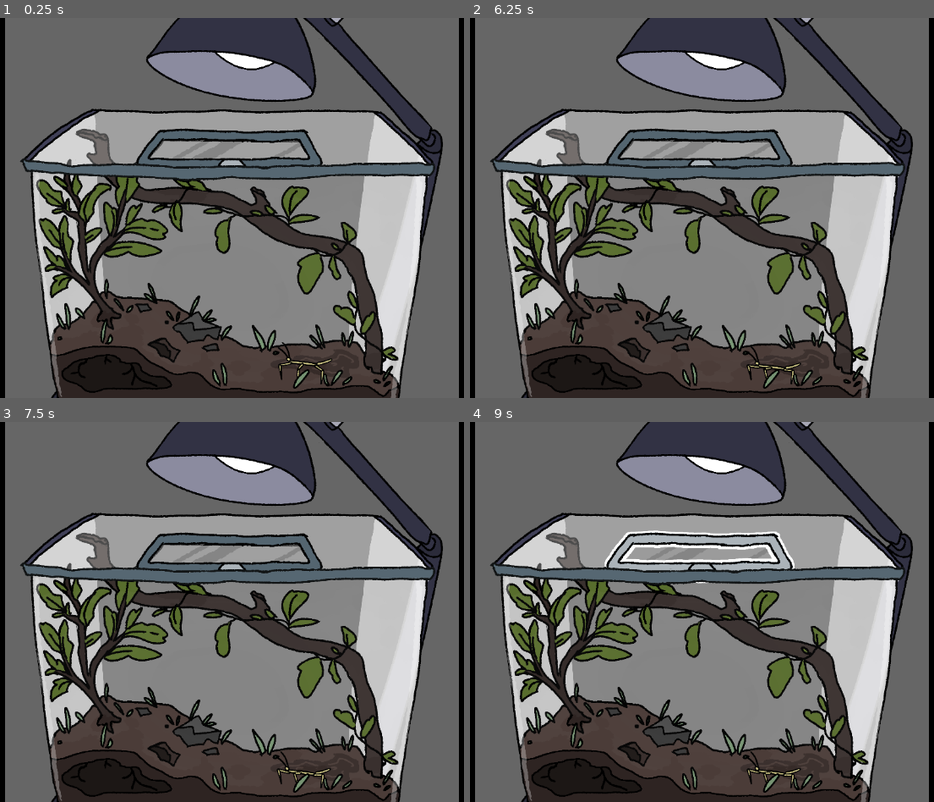
Above: before the commit, frames 1-4 (two rows, left to right).
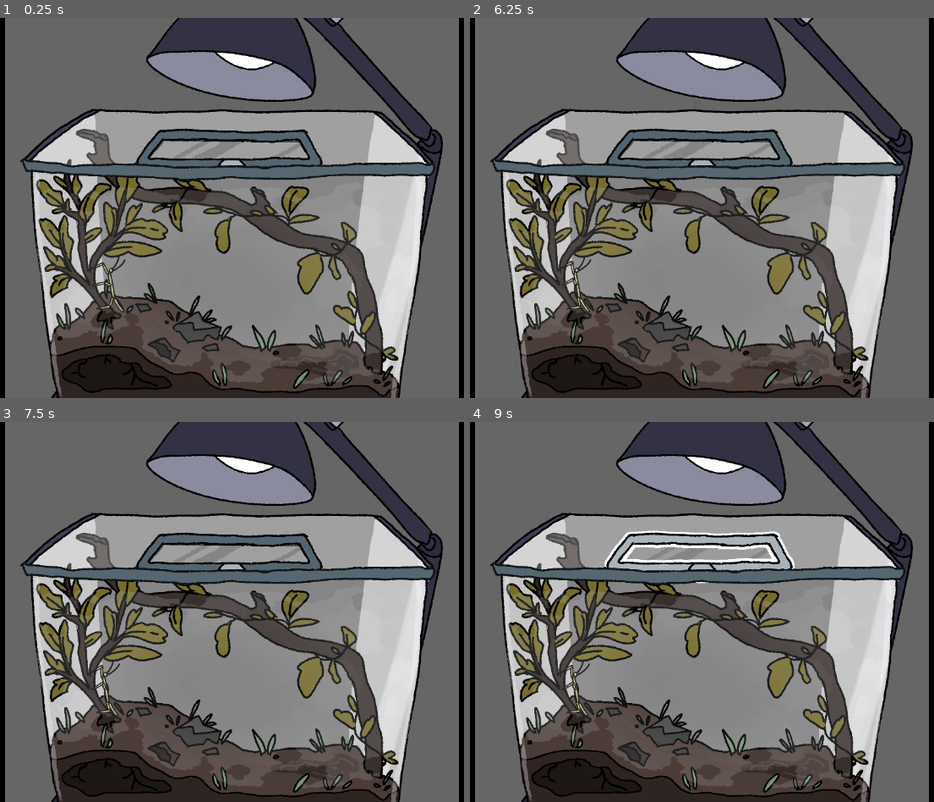
Above: after the commit, the same moments.

Repository: kayillustrations/Insectapet
Game: Godot game, scene res://windows/full_habitat.tscn
Same seed, same stepped clock (60 frames per second), same inputs: the game is played once before the commit and once after it. This scene is started directly instead of the project's main scene. The engine's default icon, where the game draws it, is replaced by a stand-in: a white triangle on a blue panel in a dark square.
Inputs (mouse positions are in pixels of both pictures, inside the frame that each line leads up to):
- Up to frame 1 (0.25 s): no input
- Up to frame 2 (6.25 s): click (702, 116) at 0.5 s; tap Enter at 1.25 s; move the mouse to (850, 189) at 1.27 s; hold Right (Right) 1.28-2 s; hold Up (Up) 1.28-2 s; click (850, 189) at 1.42 s; drag from (567, 227) to (669, 284) at 2.02 s; move the mouse to (771, 124) at 2.77 s; hold Left (Left) 2.78-3.5 s; hold Up (Up) 2.78-3.5 s; drag from (669, 284) to (497, 151) at 3.52 s; move the mouse to (906, 265) at 4.27 s; hold Right (Right) 4.28-5 s; hold Up (Up) 4.28-5 s; drag from (497, 151) to (599, 113) at 5.02 s; move the mouse to (734, 208) at 5.77 s; hold Right (Right) from 5.78 s (still down); hold Up (Up) from 5.78 s (still down); click (734, 208) at 5.92 s
- Up to frame 3 (7.5 s): release Right (Right) at 6.5 s; release Up (Up) at 6.5 s; drag from (129, 517) to (97, 631) at 6.52 s; tap Space at 7.25 s; move the mouse to (380, 593) at 7.27 s; hold Left (Left) from 7.28 s (still down); hold Up (Up) from 7.28 s (still down)
- Up to frame 4 (9 s): release Left (Left) at 8 s; release Up (Up) at 8 s; tap Enter at 8 s; drag from (567, 631) to (669, 688) at 8.02 s; tap Space at 8.75 s; move the mouse to (771, 528) at 8.77 s; hold Right (Right) from 8.78 s (still down); hold Up (Up) from 8.78 s (still down)

The runs differ from the first frame. In frame 1, 7.3% of the frame differs, in the area x 8-86%, y 41-97%; in frame 2, 7.3%; in frame 3, 7.3%; in frame 4, 7.3%.

Commit message:
start dino game

Diff:
--- a/_autoload/GameManager.gd
+++ b/_autoload/GameManager.gd
@@ -8,7 +8,7 @@
 signal UpdateStats
 signal UpdateHabitat
 
-var default_times: Array[float]=[60,40,80,30,20]
+var default_times: Array[float]=[60,40,80,30,20,50]
 
 var snooze_time: float = 2
 var current_window_position: Vector2
--- a/games/dino_bug.gd
+++ b/games/dino_bug.gd
@@ -4,28 +4,38 @@
 const JUMP_SPEED: int = -1000
 @onready var animated_sprite : AnimatedSprite2D = self.find_child("AnimatedSprite2D")
 
+@onready var parent = get_parent()
+
+var isJumping:bool = false
+
 func _physics_process(delta):
-	if !get_parent().game_started:
+	velocity.y += GRAVITY * delta
+	$RunCollider.disabled = false
+	if !parent.game_started:
 		return
-	velocity.y += GRAVITY * delta
-	if is_on_floor():
-		$RunCollider.disabled = false
-		if Input.is_action_just_pressed("Up"):
-			Up()
-		elif Input.is_action_just_pressed("Down"):
-			Down()
-		else:
-			animated_sprite.animation = "move"
+	if parent.up || Input.is_action_pressed("Up"):
+		Up()
+	elif parent.down || Input.is_action_pressed("Down"):
+		Down()
+	else:
+		animated_sprite.animation = "move"
+		$"../Label".text = "Move"
 
 	move_and_slide()
 
 func Up():
-	velocity.y = JUMP_SPEED
-	#play jump sound
-	animated_sprite.animation = "jump"
+	if is_on_floor():
+		parent.up = false
+		velocity.y = JUMP_SPEED
+		#play jump sound
+		animated_sprite.animation = "jump"
+		$"../Label".text = "Jump"
+	else:
+		animated_sprite.animation = "move"
 
 func Down():
+	velocity.y += 50
 	animated_sprite.animation = "crouch"
+	$"../Label".text = "Crouch"
 	$RunCollider.disabled = true
-	$CrouchCollider.disabled = false
 	pass
--- a/games/dino_bug.tscn
+++ b/games/dino_bug.tscn
@@ -6,7 +6,13 @@
 
 [sub_resource type="SpriteFrames" id="SpriteFrames_mffq0"]
 animations = [{
-"frames": [],
+"frames": [{
+"duration": 1.0,
+"texture": ExtResource("2_d11tc")
+}, {
+"duration": 1.0,
+"texture": ExtResource("3_gveve")
+}],
 "loop": true,
 "name": &"crouch",
 "speed": 5.0
@@ -22,24 +28,34 @@
 "name": &"idle",
 "speed": 5.0
 }, {
-"frames": [],
+"frames": [{
+"duration": 1.0,
+"texture": ExtResource("2_d11tc")
+}, {
+"duration": 1.0,
+"texture": ExtResource("3_gveve")
+}],
 "loop": true,
 "name": &"jump",
 "speed": 5.0
 }, {
-"frames": [],
+"frames": [{
+"duration": 1.0,
+"texture": ExtResource("2_d11tc")
+}, {
+"duration": 1.0,
+"texture": ExtResource("3_gveve")
+}],
 "loop": true,
 "name": &"move",
 "speed": 5.0
 }]
 
-[sub_resource type="CapsuleShape2D" id="CapsuleShape2D_qy61d"]
-radius = 19.0
-height = 40.0
+[sub_resource type="RectangleShape2D" id="RectangleShape2D_d11tc"]
+size = Vector2(38.0001, 37.9999)
 
-[sub_resource type="CapsuleShape2D" id="CapsuleShape2D_d11tc"]
-radius = 11.0
-height = 36.0
+[sub_resource type="RectangleShape2D" id="RectangleShape2D_gveve"]
+size = Vector2(19, 38)
 
 [node name="Bug" type="CharacterBody2D"]
 script = ExtResource("1_78cuh")
@@ -50,15 +66,25 @@
 
 [node name="AnimatedSprite2D" type="AnimatedSprite2D" parent="BugModel"]
 sprite_frames = SubResource("SpriteFrames_mffq0")
-animation = &"idle"
+animation = &"jump"
+autoplay = "idle"
+
+[node name="AnimatedSprite2D" type="AnimatedSprite2D" parent="BugModel/AnimatedSprite2D"]
+sprite_frames = SubResource("SpriteFrames_mffq0")
+animation = &"jump"
+autoplay = "idle"
+
+[node name="AnimatedSprite2D" type="AnimatedSprite2D" parent="BugModel/AnimatedSprite2D/AnimatedSprite2D"]
+sprite_frames = SubResource("SpriteFrames_mffq0")
+animation = &"move"
 autoplay = "idle"
 
 [node name="RunCollider" type="CollisionShape2D" parent="."]
 position = Vector2(0, -19)
 rotation = -1.5708
-shape = SubResource("CapsuleShape2D_qy61d")
+shape = SubResource("RectangleShape2D_d11tc")
 
 [node name="CrouchCollider" type="CollisionShape2D" parent="."]
-position = Vector2(0, -11)
+position = Vector2(-1.81e-06, -11.5)
 rotation = -1.5708
-shape = SubResource("CapsuleShape2D_d11tc")
+shape = SubResource("RectangleShape2D_gveve")
--- a/games/dino_game.gd
+++ b/games/dino_game.gd
@@ -11,13 +11,12 @@
 var air_heights: Array
 
 #VARS
-const BUG_START_POS = Vector2i(150,280)
-const CAM_START_POS = Vector2i.ZERO
 const SPEED_START = 10
 const SPEED_MAX = 25
 const SPEED_MOD = 5000
 
-var bug
+var bug: CharacterBody2D
+var bug_start_pos = Vector2i(150,280)
 var HUD
 var score_label: Label
 var highscore_label: Label
@@ -30,17 +29,23 @@
 var has_been_config = false
 var game_started:bool = false
 
+var up:bool = false
+var down:bool = false
+var left:bool = false
+var right:bool = false
 
-func Activated():
+func Activated(b: bool):
 	if !has_been_config:
 		bug = $Bug
 		HUD = $"../HUD"
+		bug_start_pos = bug.position
 		score_label = HUD.find_child("Score")
 		highscore_label = HUD.find_child("Highscore")
 		start_label = HUD.find_child("Start")
 		has_been_config = true
-	visible = true
+	visible = b
 	new_game()
+
 
 func new_game():
 	#reset variables
@@ -48,34 +53,34 @@
 	#highscore = GameManager
 
 	#reset nodes
-	bug.position = BUG_START_POS
 	bug.velocity = Vector2i.ZERO
+	bug.position = bug_start_pos
 	speed = SPEED_START
-	$Camera2D.position = CAM_START_POS
 
+	$GroundParallax.autoscroll = Vector2.ZERO
 	game_started = false
 	start_label.visible = true
 	#Generate_Obj()
 
 func _process(delta):
 	if !visible:
+		$GroundParallax.autoscroll = Vector2.ZERO
 		return
 	if !game_started:
-		if Input.is_anything_pressed():
+		if up || Input.is_action_pressed("Up"):
 			start_label.visible = false
+			game_started = true
 		return
 	speed = SPEED_START + (score/SPEED_MOD)
 	if speed > SPEED_MAX:
 		speed = SPEED_MAX
 
-	bug.position.x += speed
-	$Camera2D.position.x += speed
-
+	$GroundParallax.autoscroll = Vector2(-10*speed,0)
 	score += 1
 	UpdateScore()
 
 func UpdateScore():
-	score_label.text = "Distance: "
+	score_label.text = str(score)
 	if score > highschore:
 		highscore_label.text = str(score)
 
--- a/games/dino_game.tscn
+++ b/games/dino_game.tscn
@@ -1,8 +1,7 @@
-[gd_scene load_steps=8 format=3 uid="uid://cje31o0utwy5y"]
+[gd_scene load_steps=7 format=3 uid="uid://cje31o0utwy5y"]
 
 [ext_resource type="Script" uid="uid://cmrfc2wr3gbfe" path="res://games/dino_game.gd" id="1_yuern"]
 [ext_resource type="PackedScene" uid="uid://bay2nhhvjeb7h" path="res://games/dino_bug.tscn" id="2_2eidp"]
-[ext_resource type="Texture2D" uid="uid://hvglhqegi230" path="res://art/placeholders/menu_buttons.png" id="2_v78br"]
 [ext_resource type="Texture2D" uid="uid://cyp6tcbl2hrfq" path="res://art/objects.png" id="3_v78br"]
 
 [sub_resource type="AtlasTexture" id="AtlasTexture_p50ye"]
@@ -13,35 +12,41 @@
 atlas = ExtResource("3_v78br")
 region = Rect2(1417, 2756, 1125, 23)
 
-[sub_resource type="RectangleShape2D" id="RectangleShape2D_1ya7t"]
-size = Vector2(1126, 59)
+[sub_resource type="RectangleShape2D" id="RectangleShape2D_yuern"]
+size = Vector2(580.5, 57)
 
 [node name="DinoGame" type="Node2D"]
 script = ExtResource("1_yuern")
 
-[node name="Sprite2D" type="Sprite2D" parent="."]
-visible = false
-texture = ExtResource("2_v78br")
+[node name="GroundParallax" type="Parallax2D" parent="."]
+scroll_offset = Vector2(0, 325)
+repeat_size = Vector2(1124, 0)
+autoscroll = Vector2(-10, 0)
+repeat_times = 3
 
-[node name="Under" type="Sprite2D" parent="."]
-position = Vector2(563.5, 317.405)
+[node name="Under" type="Sprite2D" parent="GroundParallax"]
+texture_repeat = 2
 texture = SubResource("AtlasTexture_p50ye")
 flip_v = true
 
-[node name="Line" type="Sprite2D" parent="."]
-position = Vector2(563.5, 275.405)
+[node name="Line" type="Sprite2D" parent="GroundParallax"]
+position = Vector2(0, -48)
 scale = Vector2(1, 0.47)
 texture = SubResource("AtlasTexture_uu7im")
 
 [node name="Ground" type="StaticBody2D" parent="."]
-position = Vector2(563.5, 275.405)
+position = Vector2(563.5, 275)
 
 [node name="CollisionShape2D" type="CollisionShape2D" parent="Ground"]
-position = Vector2(0, 38.5)
-shape = SubResource("RectangleShape2D_1ya7t")
+position = Vector2(-280.5, 47)
+shape = SubResource("RectangleShape2D_yuern")
 
 [node name="Bug" parent="." instance=ExtResource("2_2eidp")]
-position = Vector2(136, 280)
-slide_on_ceiling = false
+position = Vector2(135, 290)
 
 [node name="Camera2D" type="Camera2D" parent="."]
+
+[node name="Label" type="Label" parent="."]
+offset_right = 79.0
+offset_bottom = 34.0
+text = "Test"
--- a/games/game.tscn
+++ b/games/game.tscn
@@ -76,5 +76,5 @@
 grow_vertical = 2
 theme_override_font_sizes/normal_font_size = 30
 bbcode_enabled = true
-text = "[pulse freq=1.0 color=#ffffff40 ease=-2.0]Press Any Button[/pulse]"
+text = "[pulse freq=1.0 color=#ffffff40 ease=-2.0]Jump to Start[/pulse]"
 horizontal_alignment = 1
--- a/saves/save.cfg
+++ b/saves/save.cfg
@@ -3,21 +3,21 @@
 habitat_locations={
 "Bug": Vector2i(418, 587),
 "FullHabitat": Vector2i(1162, 114),
-"MiniHabitat": Vector2i(1775, 924)
+"MiniHabitat": Vector2i(2132, 1220)
 }
 current_stats={
-"Energy": 96,
-"Happiness": 44,
-"Hunger": 97,
+"Energy": 93,
+"Happiness": 38,
+"Hunger": 88,
 "Stage": 0,
 "XP": 0,
 "isHealthy": true
 }
 habitat_stats={
-"Cleanliness": 96,
-"Hydration": 76,
+"Cleanliness": 82,
+"Hydration": 46,
 "isBugReleased": false,
 "isLampOn": true
 }
 bug_color=Color(0.81, 0.77598, 0.5184, 1)
-current_path_location=0.911512
+current_path_location=0.23
--- a/ui/game.tscn
+++ /dev/null
@@ -1,78 +0,0 @@
-[gd_scene load_steps=3 format=3 uid="uid://d3q7scku7fkcl"]
-
-[ext_resource type="Script" uid="uid://p85t021wdi0b" path="res://ui/game_inputs.gd" id="1_h517a"]
-[ext_resource type="PackedScene" uid="uid://cje31o0utwy5y" path="res://games/dino_game.tscn" id="2_rg8gd"]
-
-[node name="Game" type="ColorRect"]
-custom_minimum_size = Vector2(550, 330)
-anchors_preset = 15
-anchor_right = 1.0
-anchor_bottom = 1.0
-grow_horizontal = 2
-grow_vertical = 2
-size_flags_horizontal = 4
-size_flags_vertical = 4
-color = Color(0.52, 0.52, 0.52, 0)
-script = ExtResource("1_h517a")
-
-[node name="HUD" type="CanvasLayer" parent="."]
-
-[node name="HBoxContainer" type="HBoxContainer" parent="HUD"]
-offset_left = 19.0
-offset_top = 17.0
-offset_right = 217.0
-offset_bottom = 51.0
-size_flags_horizontal = 8
-size_flags_vertical = 8
-
-[node name="Label" type="Label" parent="HUD/HBoxContainer"]
-layout_mode = 2
-theme_override_font_sizes/font_size = 30
-text = "Score:"
-
-[node name="Score" type="Label" parent="HUD/HBoxContainer"]
-layout_mode = 2
-theme_override_font_sizes/font_size = 30
-text = "####"
-
-[node name="HBoxContainer2" type="HBoxContainer" parent="HUD"]
-anchors_preset = 1
-anchor_left = 1.0
-anchor_right = 1.0
-offset_left = -271.0
-offset_top = 17.0
-offset_right = -7.0
-offset_bottom = 51.0
-grow_horizontal = 0
-size_flags_horizontal = 8
-size_flags_vertical = 8
-
-[node name="Label" type="Label" parent="HUD/HBoxContainer2"]
-layout_mode = 2
-theme_override_font_sizes/font_size = 30
-text = "Highscore:"
-
-[node name="Highscore" type="Label" parent="HUD/HBoxContainer2"]
-layout_mode = 2
-theme_override_font_sizes/font_size = 30
-text = "####"
-
-[node name="Start" type="RichTextLabel" parent="HUD"]
-anchors_preset = 8
-anchor_left = 0.5
-anchor_top = 0.5
-anchor_right = 0.5
-anchor_bottom = 0.5
-offset_left = -155.0
-offset_top = -32.5
-offset_right = 155.0
-offset_bottom = 1.5
-grow_horizontal = 2
-grow_vertical = 2
-theme_override_font_sizes/normal_font_size = 30
-bbcode_enabled = true
-text = "[pulse freq=1.0 color=#ffffff40 ease=-2.0]Press Any Button[/pulse]"
-horizontal_alignment = 1
-
-[node name="DinoGame" parent="." instance=ExtResource("2_rg8gd")]
-top_level = true
--- a/ui/game_inputs.gd
+++ b/ui/game_inputs.gd
@@ -5,9 +5,15 @@
 
 func _ready() -> void:
 	for i in %GameButtons.children.size():
-		%GameButtons.children[i].connect("pressed",PressedButton.bind(%GameButtons.children[i].name))
+		%GameButtons.children[i].connect("button_down",PressedButton.bind(%GameButtons.children[i].name,true))
+		%GameButtons.children[i].connect("button_up",PressedButton.bind(%GameButtons.children[i].name,false))
 	dino_game.visible = false
 	#snake_game.visible = false
+	if GameManager.current_bug.category == 0:
+		current_game = dino_game
+	elif GameManager.current_bug.category == 1:
+		pass
+		#snake
 	pass
 
 func ActivateGame(b:bool):
@@ -15,26 +21,28 @@
 	visible = b
 	%MainButtons.visible = !b
 	%GameButtons.visible = b
-	if GameManager.current_bug.category == 0:
-		dino_game.Activated()
-	elif GameManager.current_bug.category == 1:
-		#snake
-		pass
-	#else:
-		#current_game.queue_free()
-	pass
+	current_game.Activated(b)
 
-func PressedButton(button_name:String):
+func PressedButton(button_name:String,b:bool):
 	print(button_name)
 	match button_name:
 		"Left":
+			current_game.left = b
 			pass
 		"Right":
+			current_game.right = b
 			pass
 		"Up":
+			if !current_game.game_started:
+				current_game.start_label.visible = false
+				current_game.game_started = true
+			current_game.up = b
 			pass
 		"Down":
+			current_game.down = b
+			current_game.bug.Down()
 			pass
 		"Pause":
+			dino_game.Activated(false)
 			%MainButtons._on_play_toggled(false)
 	pass
Binary file added: art/food2 - Copy.png
Not shown, added: art/food2 - Copy.png.import
